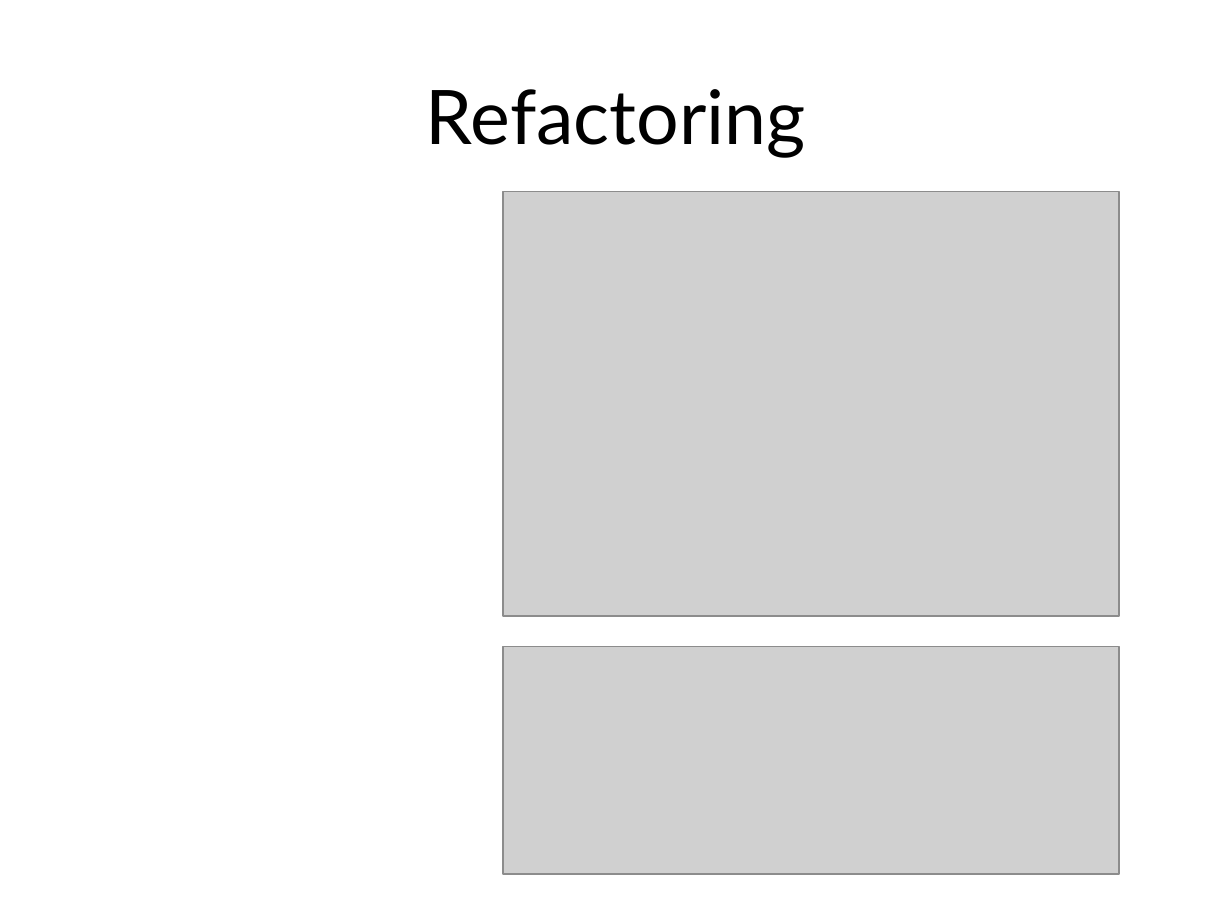
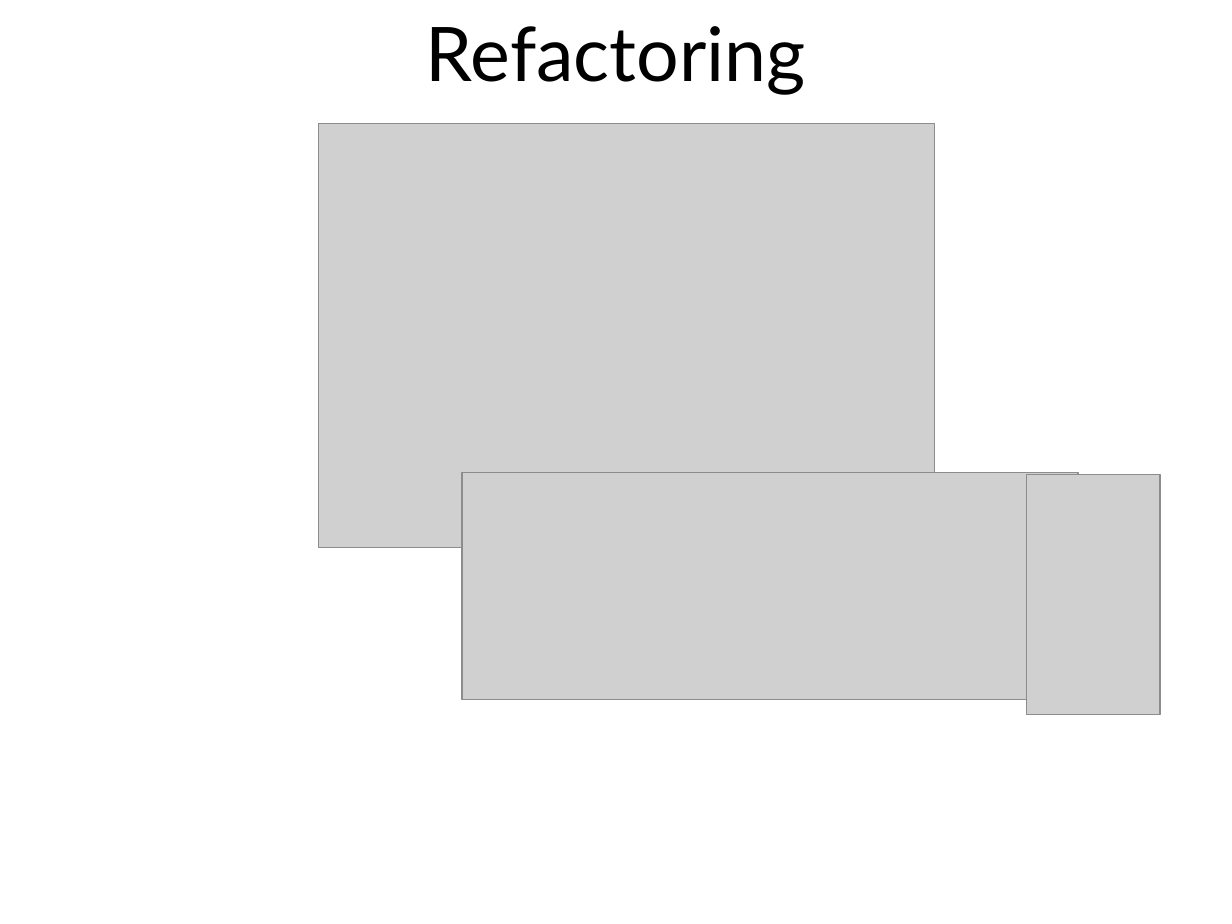
Before and after one commit to msuarz/portfolio, a slide deck: slide 13 of agile2011/presentation.pptx. Drawn at 1232x924 pixels with LibreOffice and Linux fonts; fonts in the diff are those of the drawing; grey boxes stand for pictures; background and template pictures are left out. Boxes give left, top, right and bottom in pixels: in the first picture for what was removed or moved away, otherwise in the second. Text is boxed around its words. In the diff, an @@ line names an element or a change of style, - is before the commit and + after.

```diff
--- a/agile2011/presentation.pptx
+++ b/agile2011/presentation.pptx
@@ title "Refactoring": place and size @@
-title "Refactoring" at (426,89,806,157)
+title "Refactoring" at (426,26,806,95)
@@ picture: place and size @@
-picture at (503,192,1119,616)
+picture at (318,123,934,547)
@@ picture: place and size @@
-picture at (503,647,1119,875)
+picture at (462,472,1078,700)
@@ picture added at (1026,474,1159,715) @@
```
Also in this commit, not shown: 19 other slides changed, 4 slides added, 3 slides removed, 5 other files.
